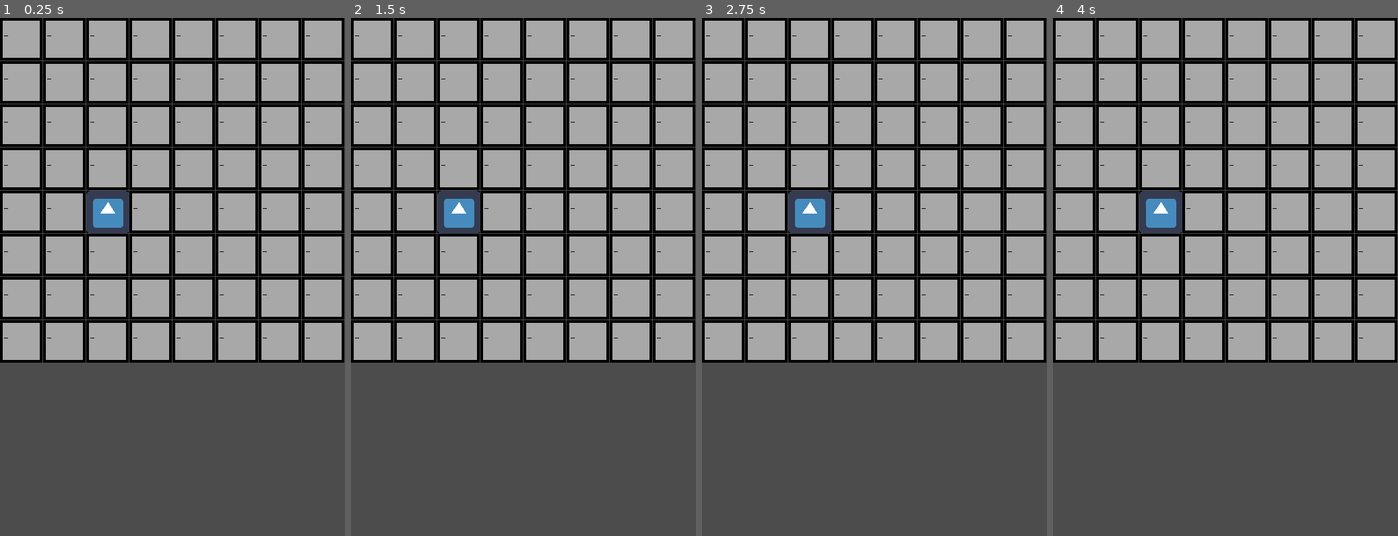
Above: before the commit, frames 1-4 (left to right).
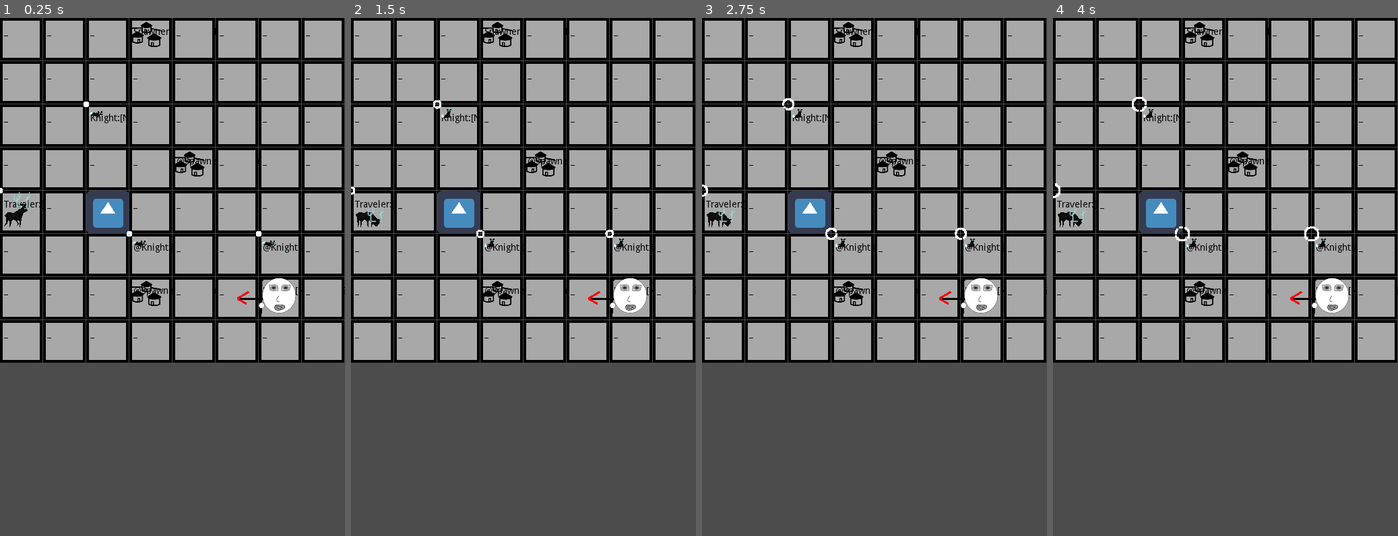
Above: after the commit, the same moments.

Repository: drarbego/caballos-de-ajedrez
Game: Godot game, scene res://Board.tscn
Same seed, same stepped clock (60 frames per second), same inputs: the game is played once before the commit and once after it. The engine's default icon, where the game draws it, is replaced by a stand-in: a white triangle on a blue panel in a dark square.
Inputs (mouse positions are in pixels of both pictures, inside the frame that each line leads up to):
- Up to frame 1 (0.25 s): no input
- Up to frame 2 (1.5 s): click (371, 38) at 0.52 s; click (371, 38) at 1.27 s
- Up to frame 3 (2.75 s): click (722, 38) at 2.02 s
- Up to frame 4 (4 s): no input

The runs differ from the first frame. In frame 1, 1.7% of the frame differs, in the area x 0-100%, y 0-58%; in frame 2, 1.8%; in frame 3, 1.8%; in frame 4, 1.8%.
Error before the commit: Invalid call to function 'init' in base 'Node2D (Hunter.gd)'. Expected 3 arguments. (res://Board.gd:149)

Commit message:
minor improvements

Diff:
--- a/Hunter.gd
+++ b/Hunter.gd
@@ -1,6 +1,19 @@
 extends Enemy
+
+var ORIGIN = Vector2(32, 32)
 
 func on_clash(_piece):
 	if self.tile:
 		self.tile.set_piece(null)
 	self.queue_free()
+
+func _draw():
+	var tip = ORIGIN + (self.dir * 64)
+	draw_line(ORIGIN, tip, Color.black, 3.0)
+	var left = tip + ((ORIGIN - tip).normalized() * 16).rotated(deg2rad(30))
+	draw_line(tip, left, Color.red, 3.0)
+	var right = tip + ((ORIGIN - tip).normalized() * 20).rotated(deg2rad(-30))
+	draw_line(tip, right, Color.red, 3.0)
+
+func _process(delta):
+	update()
--- a/Piece.gd
+++ b/Piece.gd
@@ -5,7 +5,6 @@
 var SelectableMaterial = preload("res://materials/selectable.tres")
 
 var tile = null
-var consumes_tiles = true
 var board = null
 export var moves := [Vector2.ZERO]
 export var move_time := 0.5
@@ -15,11 +14,10 @@
 # state
 var is_moving = false
 
-func init(_board, _tile,  _consumes_tiles):
+func init(_board, _tile):
 	self.board = _board
 	self.tile = _tile
 	$Particles2D.emitting = false
-	self.consumes_tiles = _consumes_tiles
 
 	return self
 
@@ -39,8 +37,6 @@
 
 func set_tile(_tile):
 	self.tile = _tile
-	if self.consumes_tiles:
-		self.tile.consume_tile()
 
 func set_active(active):
 	$Particles2D.set_process_material(ActiveMaterial)
Not shown, changed: map_1.txt
